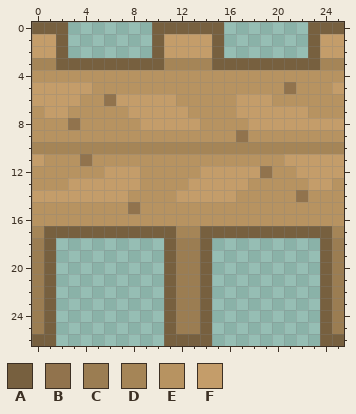
One commit to this pixel-art sprite: resources/images/entities/wooden-fence-full.png. That is the earlier state.
The file is 26x27 pixels. Colours within 5 levels of each other are drawn and written as one.
Palette (. is transparent): A #77603f  B #91734d  C #9b7d52  D #a58557  E #b79361  F #c49d6a
Pixels before, first column x 0:
 0 AAA.......AAAAAA.......AAA
 1 FFA.......AFFFFA.......AFF
 2 FFA.......AFFFFA.......AFF
 3 DDAAAAAAAAADDDDAAAAAAAAADD
 4 EEEEEEEEEEEEEEEEEEEEEEEEEE
 5 FFFFFEEEEEEEEEEEEEEEEBEEEF
 6 FFFFEEBFFFFFEEEEEFFFEEEEEE
 7 EFFEEEEEFFFFFEEEEFFFFFFEEE
 8 EEEBEEEEEFFFFFEEEEFFFFFFFF
 9 EEEEEEEEEEEEEEEEEBEEEEEEEE
10 DDDDDDDDDDDDDDDDDDDDDDDDDD
11 FEEEBEEEEEEEEEEEEEEEEFFFFF
12 EEEEEEFFFEEEEEFFFFFBEEFFFF
13 EEEFFFFFFEEEEFFFFFEEEEEFFE
14 FFFFFFFFEEEEFFFFFEEEEEBEEE
15 EEEEEEEEBEEEEEEEEEEEEEEEEE
16 EEEEEEEEEEEEEEEEEEEEEEEEEE
17 DAAAAAAAAAAADDAAAAAAAAAAAD
18 CA.........ACCA.........AC
19 CA.........ACCA.........AC
20 CA.........ACCA.........AC
21 CA.........ACCA.........AC
22 CA.........ACCA.........AC
23 CA.........ACCA.........AC
24 CA.........ACCA.........AC
25 CA.........ACCA.........AC
26 AA.........AAAA.........AA
The same view after the edit:
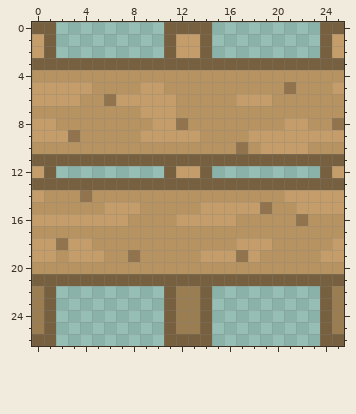
Difference:
Changed rows in their new state; - is an unchanged pixel.
first column x 0:
 0 --.-------.----.-------.--
 1 -A.-------.A--A.-------.A-
 2 -A.-------.A--A.-------.A-
 3 AA---------AAAA---------AA
 5 ---------FF---------------
 7 -EE-----E---E----EEEEEE---
 8 FF-E-----E--BE----EEE--EEB
 9 FFFB-----FFFFF---EFFFFFFFF
10 EEEEEEEEEEEEEEEEEBEFFFFEEE
11 AAAAAAAAAAAAAAAAAAAAAAAAAA
12 FA.........AFFA.........A-
13 AAAAAAAAAAAAAAAAAAAAAAAAAA
14 -EEEBEEE----EEEEE----FFFFF
15 ------FFF-----FFFFFB--FFFF
16 FFFFFFFF----FFFFF-----B---
17 EEEEEEEEEEEEEEEEEEEEEEEEEE
18 FFBFFEEEEEEEEEEEEFFFEEEEEF
19 FFEFFFEEBEEEEEFFFBFEEEEEFF
20 EEEEEEEEEEEEEEEEEEEEEEEEEE
21 A-AAAAAAAAA-AA-AAAAAAAAA-A
